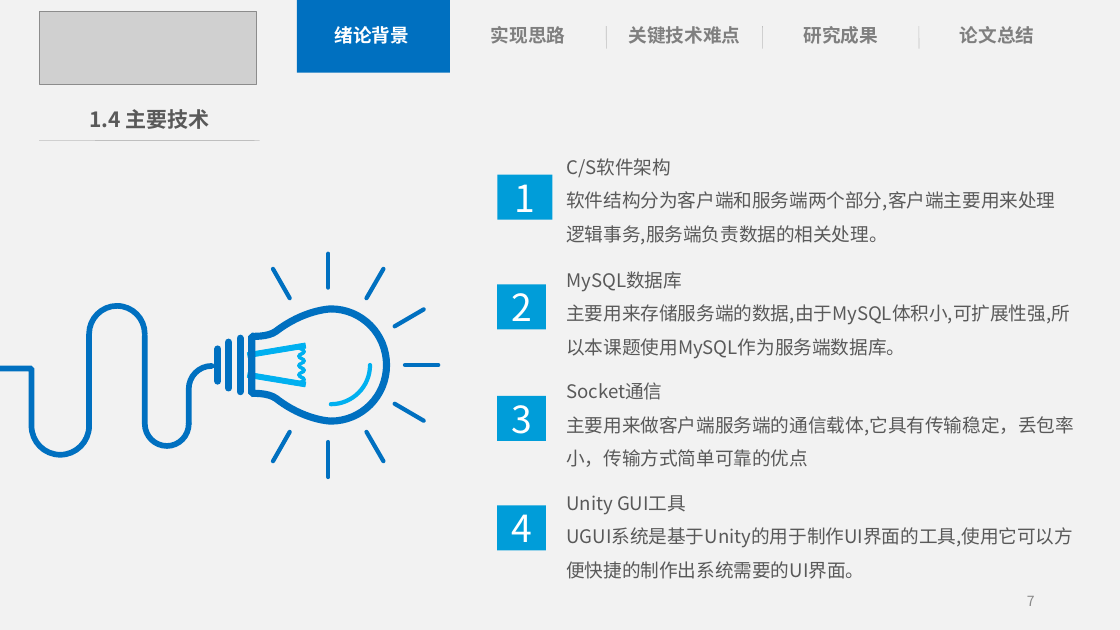
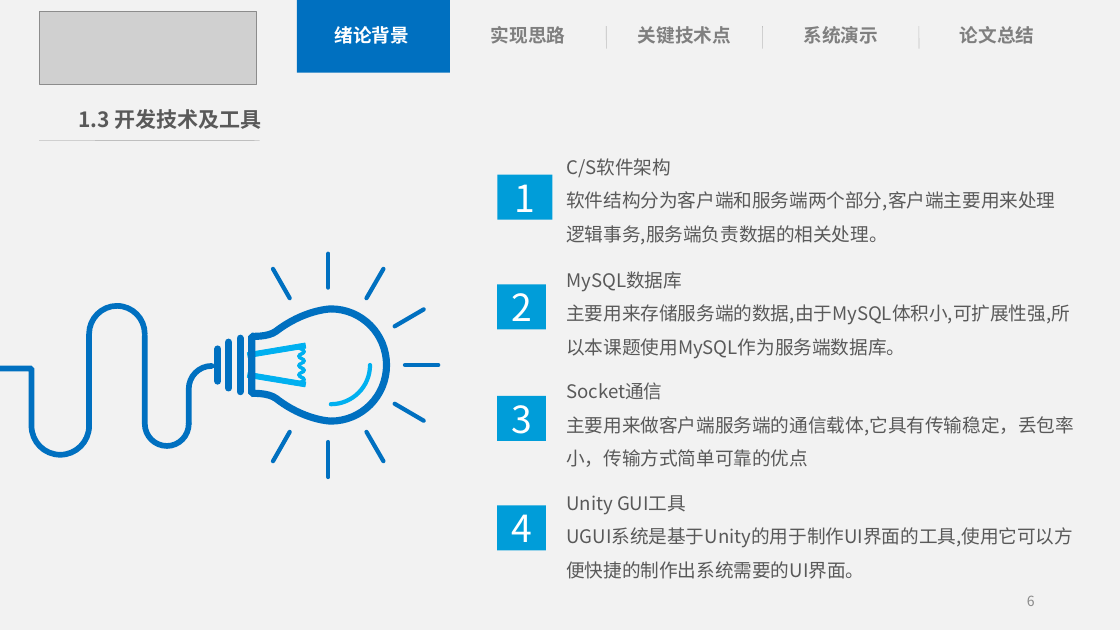
Before and after one commit to KIPKIPS/PocketCampusUnity, a slide deck: slide 6 of 基于Android的掌上校园APP开发答辩PPT.pptx (slide 7 before the commit). Drawn at 1120x630 pixels with LibreOffice and Linux fonts; fonts in the diff are those of the drawing; grey boxes stand for pictures. Boxes give left, top, right and bottom in pixels: in the first picture for what was removed or moved away, otherwise in the second. Text is boxed around its words. In the diff, an @@ line names an element or a change of style, - is before the commit and + after.

```diff
--- a/基于Android的掌上校园APP开发答辩PPT.pptx
+++ b/基于Android的掌上校园APP开发答辩PPT.pptx
@@ text at bbox=[638, 26, 731, 44]: text changed @@
-关键技术难点
+关键技术点
@@ text at bbox=[804, 26, 878, 44]: text changed @@
-研究成果
+系统演示
@@ text at bbox=[79, 109, 262, 129]: text changed @@
-1.4 主要技术
+1.3 开发技术及工具
@@ page number at bbox=[1027, 596, 1035, 606]: text changed @@
-7
+6
```
Also in this commit, not shown: 10 other slides changed, 6 slides added, 19 slides removed.
